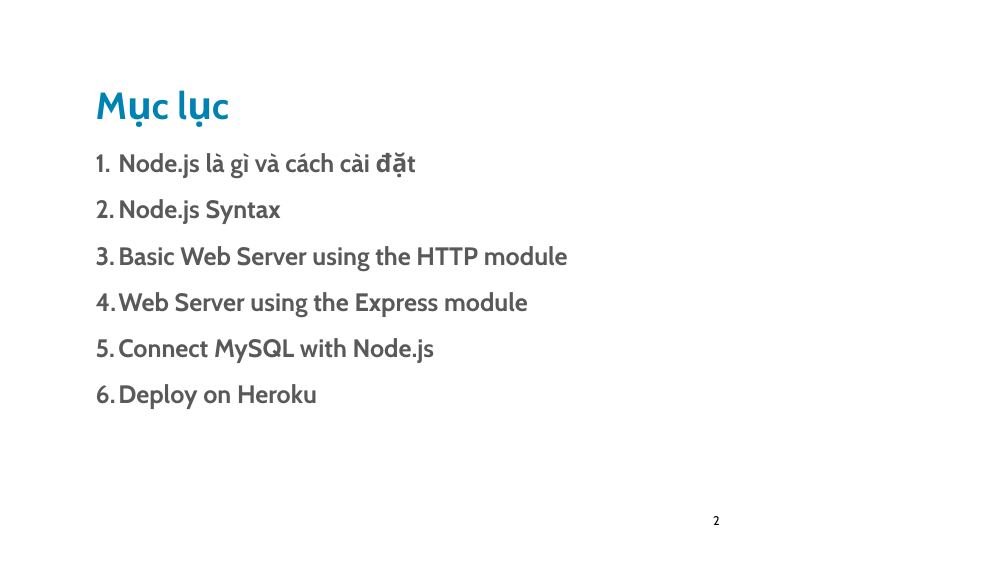
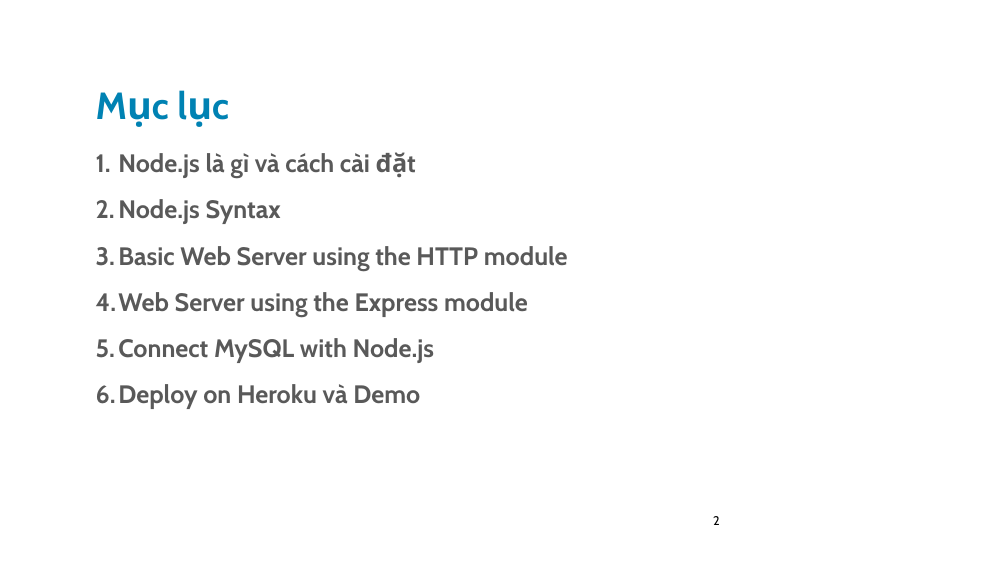
Before and after one commit to leqnam/Simple-Blog-NodeJs-MySQL-Heroku, a slide deck: slide 2 of powerpoint/ppt.pptx. Drawn at 1008x567 pixels with LibreOffice and Linux fonts; fonts in the diff are those of the drawing; background and template pictures are left out. Boxes give left, top, right and bottom in pixels: in the first picture for what was removed or moved away, otherwise in the second. Text is boxed around its words. In the diff, an @@ line names an element or a change of style, - is before the commit and + after.

```diff
--- a/powerpoint/ppt.pptx
+++ b/powerpoint/ppt.pptx
@@ text at (118,384,420,409): text changed @@
-6. Deploy on Heroku
+6. Deploy on Heroku và Demo
```
Also in this commit, not shown: 4 other slides changed, 2 slides added.
